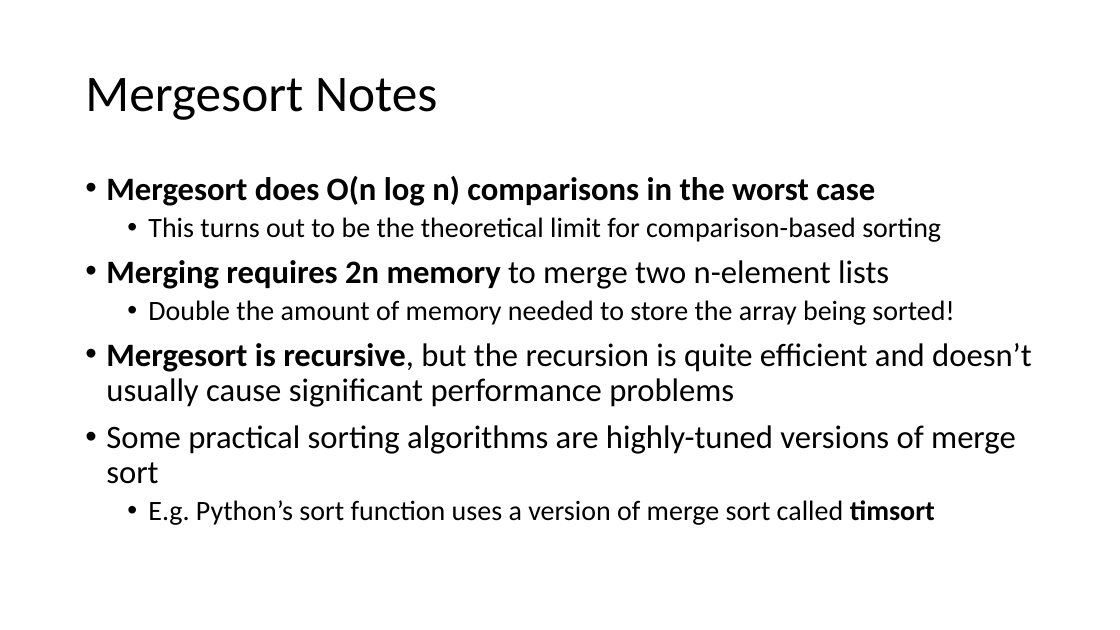
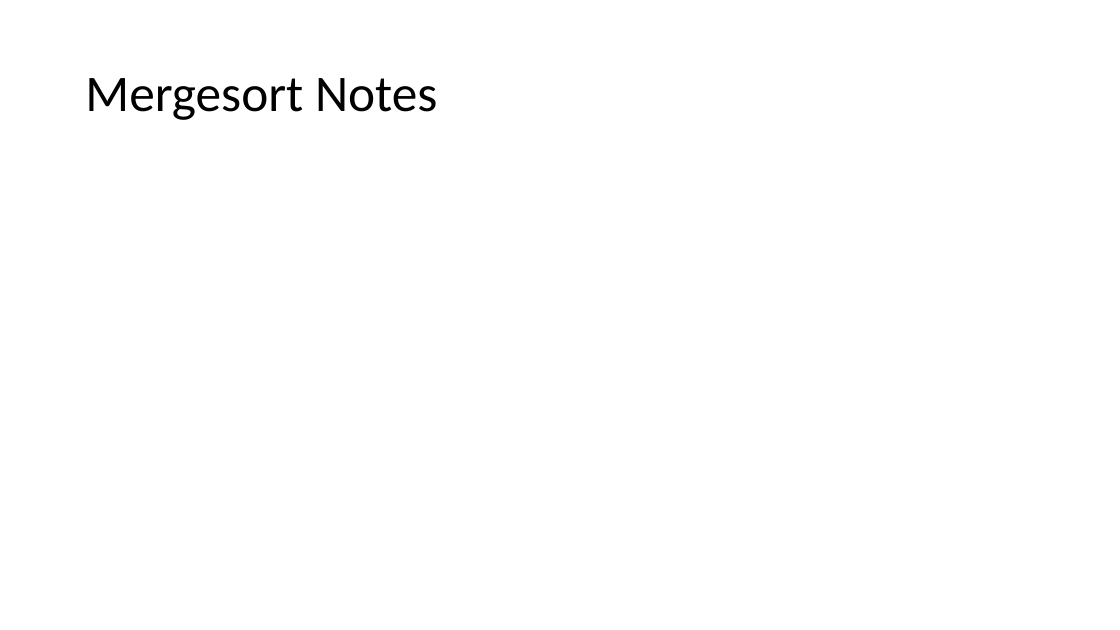
Before and after one commit to tjd1234/cmpt225fall2023, a slide deck: slide 43 of lecture_notes/week9/week9_sorting.pptx. Drawn at 1120x630 pixels with LibreOffice and Linux fonts; fonts in the diff are those of the drawing; grey boxes stand for pictures. Boxes give left, top, right and bottom in pixels: in the first picture for what was removed or moved away, otherwise in the second. Text is boxed around its words. In the diff, an @@ line names an element or a change of style, - is before the commit and + after.

```diff
--- a/lecture_notes/week9/week9_sorting.pptx
+++ b/lecture_notes/week9/week9_sorting.pptx
@@ text removed at box(106, 176, 1031, 525) @@
-• Mergesort does O(n log n) comparisons in the worst case
-  • This turns out to be the theoretical limit for comparison-based sorting
-• Merging requires 2n memory to merge two n-element lists
-  • Double the amount of memory needed to store the array being sorted!
-• Mergesort is recursive, but the recursion is quite efficient and doesn’t usually cause significant performance problems
-• Some practical sorting algorithms are highly-tuned versions of merge sort
-  • E.g. Python’s sort function uses a version of merge sort called timsort
```
Also in this commit, not shown: 27 other slides changed, 3 slides added, 1 slide removed, 2 other files.
